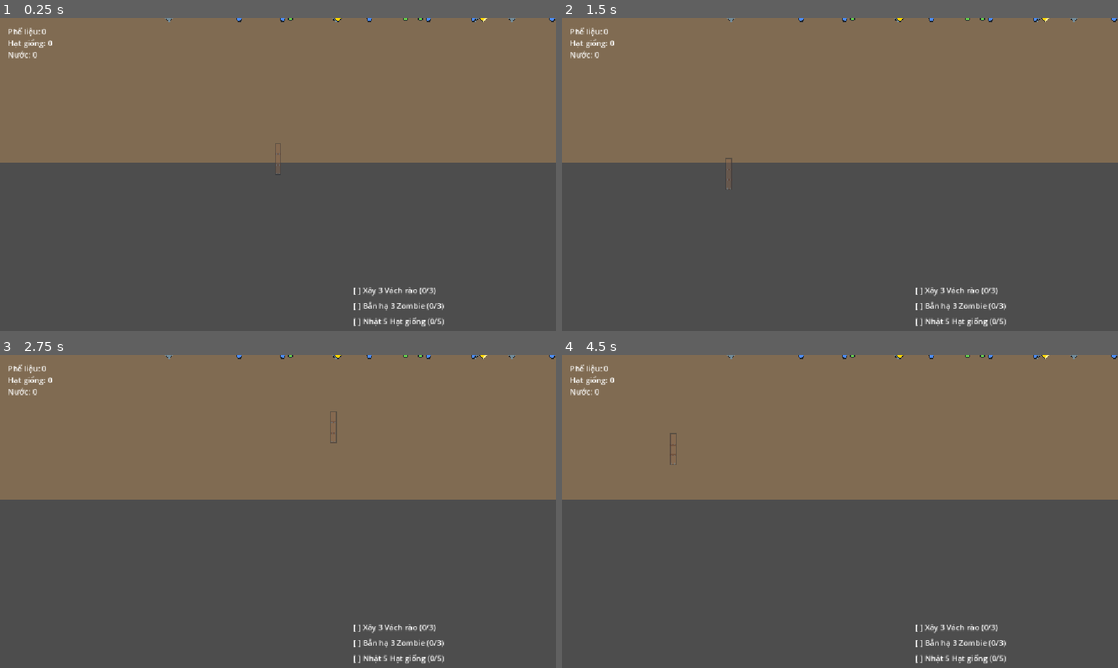
Above: before the commit, frames 1-4 (two rows, left to right).
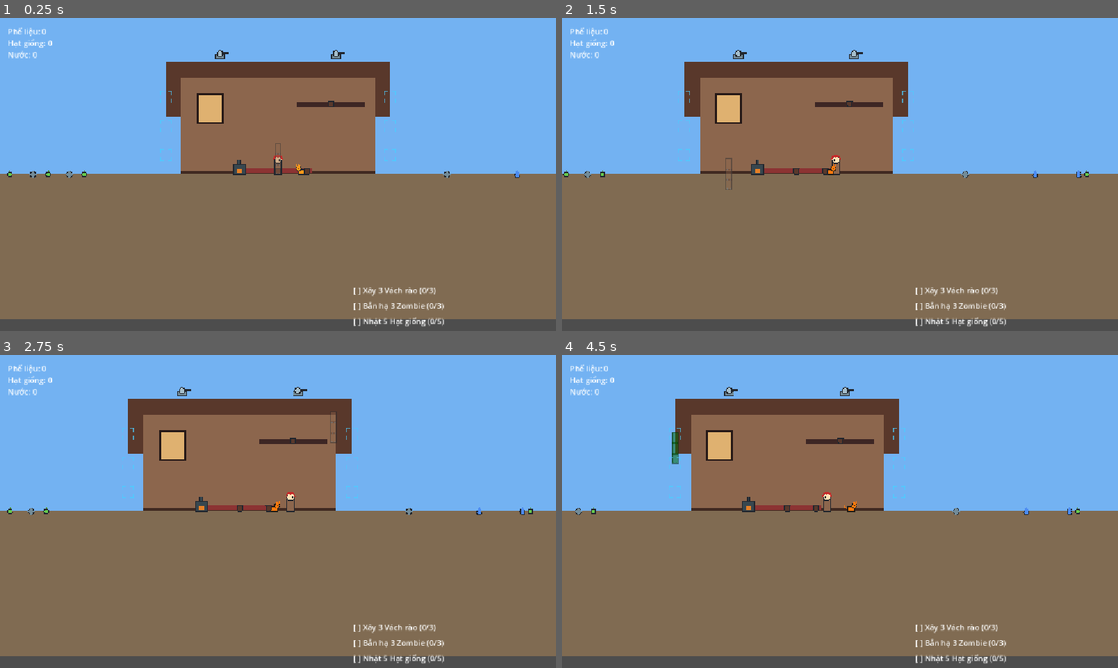
Above: after the commit, the same moments.

Repository: vuphamhocvienmatma/insomnia-dark-war
Game: Godot game, scene res://scenes/main_level.tscn
Same seed, same stepped clock (60 frames per second), same inputs: the game is played once before the commit and once after it.
Inputs (mouse positions are in pixels of both pictures, inside the frame that each line leads up to):
- Up to frame 1 (0.25 s): no input
- Up to frame 2 (1.5 s): move the mouse to (962, 158) at 0.52 s; press the mouse at (962, 158) at 0.53 s; hold Right (ui_right) 0.53-1.28 s; move the mouse to (728, 190) at 1.27 s; release the mouse at (728, 190) at 1.28 s; hold Left (ui_left) from 1.28 s (still down); tap E (interact) at 1.35 s
- Up to frame 3 (2.75 s): move the mouse to (333, 442) at 2.02 s; release Left (ui_left) at 2.03 s; press the mouse at (333, 442) at 2.03 s; hold Right (ui_right) from 2.03 s (still down)
- Up to frame 4 (4.5 s): move the mouse to (812, 574) at 2.77 s; release the mouse at (812, 574) at 2.78 s; tap E (interact) at 2.85, 4.35 s; move the mouse to (1006, 558) at 3.52 s; release Right (ui_right) at 3.53 s; press the mouse at (1006, 558) at 3.53 s; hold Left (ui_left) from 3.53 s (still down); move the mouse to (673, 464) at 4.27 s; release the mouse at (673, 464) at 4.28 s

The runs differ from the first frame. In frame 1, 87% of the frame differs, in the area x 0-100%, y 0-97%; in frame 2, 87%; in frame 3, 87%; in frame 4, 87%.

Commit message:
fix: move sub_resource before nodes in player.tscn to fix parse error

Diff:
--- a/insomnia-in-the-dark-war/scenes/player.tscn
+++ b/insomnia-in-the-dark-war/scenes/player.tscn
@@ -3,6 +3,9 @@
 [ext_resource type="Script" uid="uid://cd0bt6awahbrm" path="res://scripts/player.gd" id="1_player"]
 [ext_resource type="Script" uid="uid://coebbogb2tvdq" path="res://scripts/camera_lofi.gd" id="3_camera"]
 [ext_resource type="Script" path="res://scripts/art_player.gd" id="2_art"]
+
+[sub_resource type="CircleShape2D" id="4_circle"]
+radius = 16.0
 
 [node name="Player" type="CharacterBody2D" unique_id=681441458]
 script = ExtResource("1_player")
@@ -16,6 +19,3 @@
 [node name="Camera2D" type="Camera2D" parent="." unique_id=1833206607]
 position_smoothing_enabled = true
 script = ExtResource("3_camera")
-
-[sub_resource type="CircleShape2D" id="4_circle"]
-radius = 16.0
